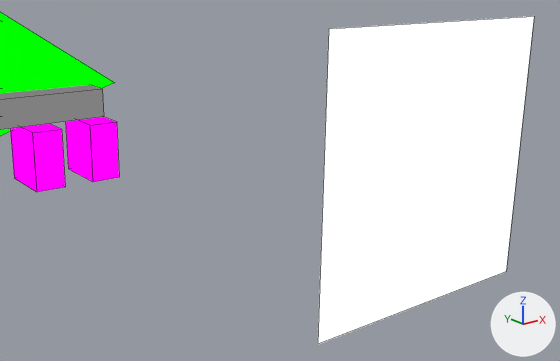
What one commit did to the Blender file assets-source/blender/motion/dimorphodon-rest.blend.
The view is the same before and after, from a 50 mm camera at (42.04, -32.99, 12.33) aimed at (44.83, -29.5, 10.94). The lights are fixed; the arrows at lower right show +X, +Y and +Z. The older version comes first. Mesh edges are drawn as thin lines.

Objects in the first picture: 'DinoTycoon_Motion_dimorphodon_rest_beak', 'DinoTycoon_Motion_dimorphodon_rest_eye', 'DinoTycoon_Motion_dimorphodon_rest_fang33', 'DinoTycoon_Motion_dimorphodon_rest_fang35', 'DinoTycoon_Motion_dimorphodon_rest_mouth'.
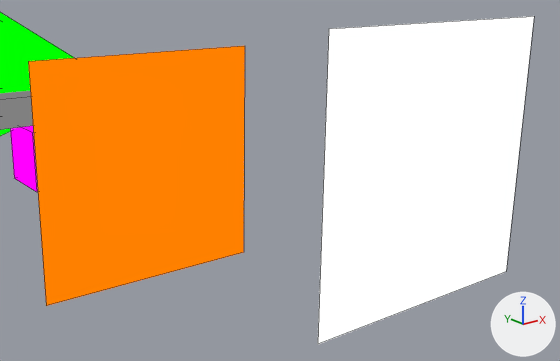
Edits to the bpy script that builds the scene:
```text
Add mat_dinotycoon_role_y:
    mat_dinotycoon_role_y = emission_material('DinoTycoon_Role_Y')
    mat_dinotycoon_role_y.base_color = (1.0, 0.216, 0.0)  # orange #ff8000
Add me_dinotycoon_motion_dimorphodon_rest_sample_eye_white:
    me_dinotycoon_motion_dimorphodon_rest_sample_eye_white.from_pydata([(43.548, -29.0, 11.717), (44.947, -29.0, 11.683), (44.914, -29.0, 10.283), (43.514, -29.0, 10.317), (43.548, -29.0, 11.717), (44.947, -29.0, 11.683), (44.914, -29.0, 10.283), (43.514, -29.0, 10.317)], [], [(3, 2, 1, 0), (4, 5, 6, 7), (0, 1, 5, 4), (1, 2, 6, 5), (2, 3, 7, 6), (3, 0, 4, 7)])
    me_dinotycoon_motion_dimorphodon_rest_sample_eye_white.materials.append(mat_dinotycoon_role_y)  # orange #ff8000
Add ob_dinotycoon_motion_dimorphodon_rest_eye_white:
    ob_dinotycoon_motion_dimorphodon_rest_eye_white = bpy.data.objects.new('DinoTycoon_Motion_dimorphodon_rest_eye_white', me_dinotycoon_motion_dimorphodon_rest_sample_eye_white)
    ob_dinotycoon_motion_dimorphodon_rest_eye_white.location = (0.0, 0.0, 0.0)
```

Boxes [x1, y1, x2, y2] around the edits, measured in the pictures (560 x 361 px):
'DinoTycoon_Motion_dimorphodon_rest_eye_white', added (orange)
    after: [28, 46, 245, 306]
'DinoTycoon_Motion_dimorphodon_rest_mouth', unchanged, covered by the edit
    before: [0, 85, 104, 130]
    after: [0, 91, 33, 130]
'DinoTycoon_Motion_dimorphodon_rest_fang35', unchanged, covered by the edit
    before: [66, 117, 119, 182]
